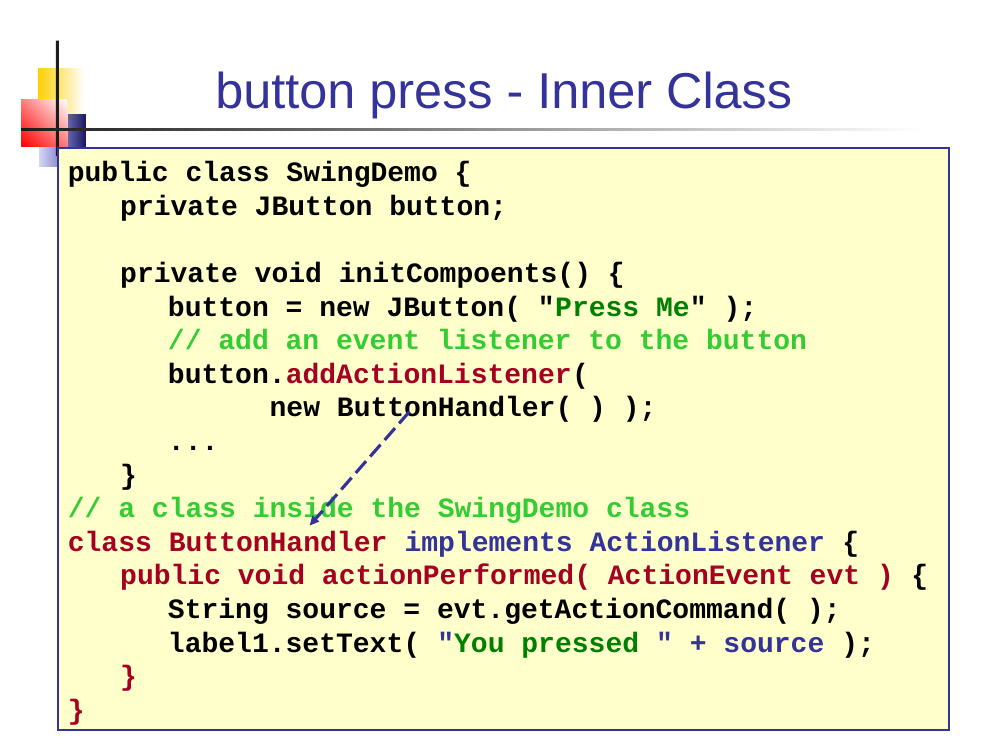
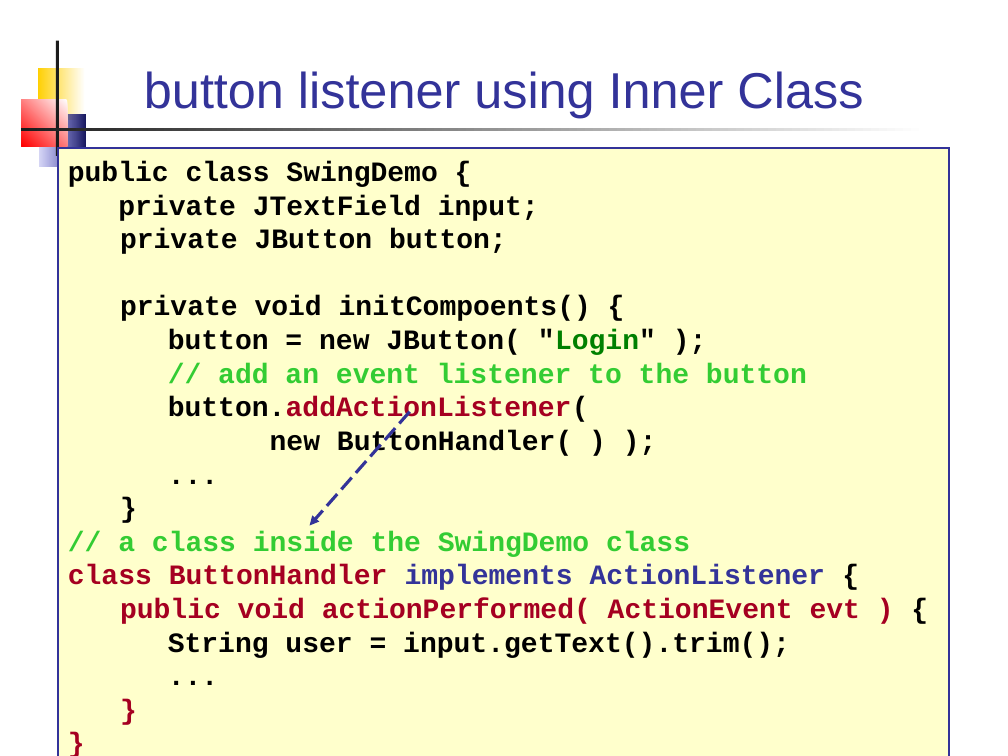
Before and after one commit to skeoop/skeoop.github.io, a slide deck: slide 14 of week6/Graphics-3-Event Handling.ppt (slide 16 before the commit). Drawn at 1008x756 pixels with LibreOffice and Linux fonts; fonts in the diff are those of the drawing. Boxes give left, top, right and bottom in pixels: in the first picture for what was removed or moved away, otherwise in the second. Text is boxed around its words. In the diff, an @@ line names an element or a change of style, - is before the commit and + after.

```diff
--- a/week6/Graphics-3-Event Handling.ppt
+++ b/week6/Graphics-3-Event Handling.ppt
@@ title at bbox=[144, 71, 863, 118]: text changed @@
-button press - Inner Class
+button listener using Inner Class
@@ rectangle "public class SwingDemo {": place and size @@
-rectangle "public class SwingDemo {" at bbox=[57, 148, 949, 730]
+rectangle "public class SwingDemo {" at bbox=[57, 148, 949, 756]
@@ text in rectangle at bbox=[118, 195, 539, 221]: paragraph added @@
+private JTextField input;
@@ text in rectangle at bbox=[168, 329, 656, 355]: text changed @@
-button = new JButton( "Press Me" );
+button = new JButton( "Login" );
@@ text in rectangle at bbox=[168, 632, 790, 658]: text changed @@
-String source = evt.getActionCommand( );
-label1.setText( "You pressed " + source );
+String user = input.getText().trim();
+...
```
Also in this commit, not shown: 9 other slides changed, 1 slide added, 10 slides removed, 10 other files.
